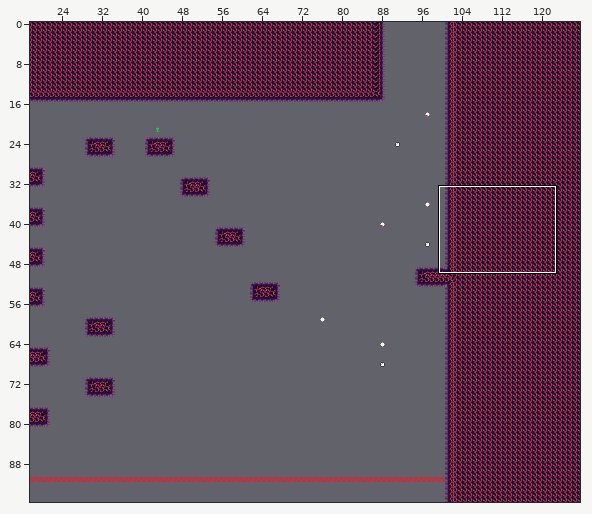
A Tiled map gets an edit: mapping_tools/tilemaps/fire7.tmx. The first picture is a wide view before the edit; the outline marks the close-up.
Close-up. Earlier state:
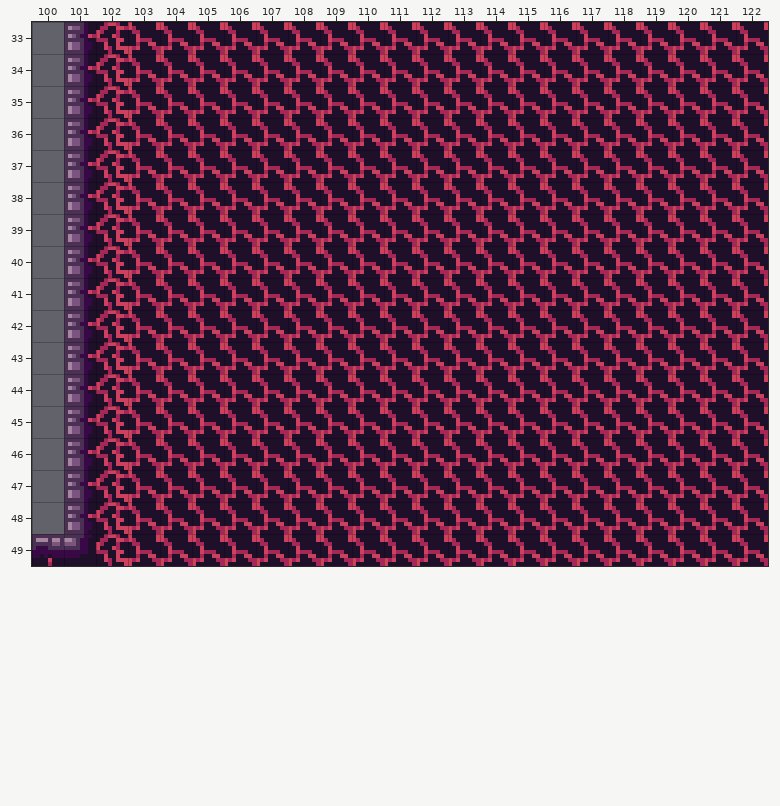
Cells are 8x8 px. Shown: x 100..122, y 33..49. The commit also changed other parts of the map, which this record leaves out.
Now the later version:
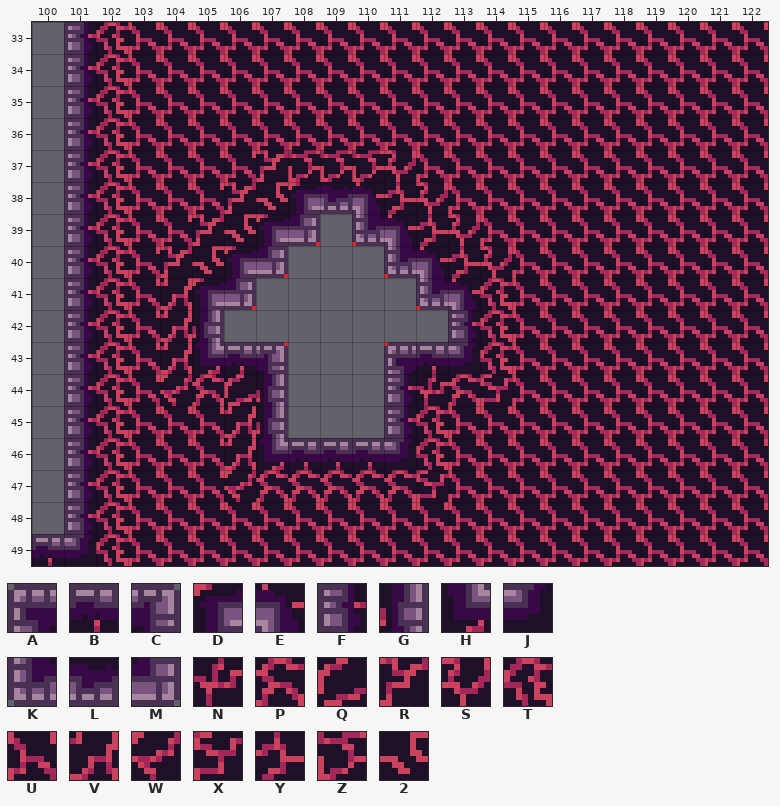
Key: from "fire": A 0, B 1, C 2, D 3, E 4, F 13, G 15, H 16, J 17, K 26, L 27, M 28, N 49, P 50, Q 51, R 60, S 61, T 62, U 63, V 64, W 73, X 74, Y 75, Z 76, 2 77.
_ is an empty cell.
The edit:
Layer "draft":
The tile that lay hidden is removed in row 39 at x 109; in row 40 at x 108 to 110; in row 41 at x 107 to 111; in row 42 at x 106 to 112; in rows 43 to 45 at x 108 to 110.
Layer "map":
Tile U becomes tile 2 in row 38 at x 107; in row 39 at x 106; in row 40 at x 105.
Tile U becomes tile A in row 43 at x 111.
Tile U becomes tile B in row 43 at x 106 and 112; in row 46 at x 108 to 110.
Tile U becomes tile C in row 43 at x 107.
Tile U becomes tile D in row 38 at x 108; in row 39 at x 107; in row 40 at x 106; in row 41 at x 105.
Tile U becomes tile E in row 38 at x 110; in row 39 at x 111; in row 40 at x 112; in row 41 at x 113.
Tile U becomes tile F in row 42 at x 113; in rows 44 to 45 at x 111.
Tile U becomes tile G in row 42 at x 105; in rows 44 to 45 at x 107.
Tile U becomes tile H in row 43 at x 105; in row 46 at x 107.
Tile U becomes tile J in row 43 at x 113; in row 46 at x 111.
Tile U becomes tile K in row 39 at x 110; in row 40 at x 111; in row 41 at x 112.
Tile U becomes tile L in row 38 at x 109.
Tile U becomes tile M in row 39 at x 108; in row 40 at x 107; in row 41 at x 106.
Tile U becomes tile N in row 44 at x 112.
Tile U becomes tile P in row 44 at x 105 and 113; in row 47 at x 107 to 111.
Tile U becomes tile Q in row 44 at x 106.
Tile U becomes tile R in row 37 at x 107; in row 38 at x 106; in row 39 at x 105; in row 40 at x 104.
Tile U becomes tile S in row 37 at x 111; in row 38 at x 112; in row 39 at x 113; in row 40 at x 114.
Tile U becomes tile T in rows 41 to 43 at x 114; in rows 45 to 46 at x 112.
Tile U becomes tile V in rows 41 to 43 at x 104; in rows 45 to 46 at x 106.
Tile U becomes tile W in row 44 at x 104; in row 47 at x 106.
Tile U becomes tile X in row 44 at x 114; in row 47 at x 112.
Tile U becomes tile Y in row 38 at x 111; in row 39 at x 112; in row 40 at x 113.
Tile U becomes tile Z in row 37 at x 108 to 110.
Tile U is removed in row 39 at x 109; in row 40 at x 108 to 110; in row 41 at x 107 to 111; in row 42 at x 106 to 112; in rows 43 to 45 at x 108 to 110.
Changed places in both close-ups, as pixel boxes (x1, y1, x2, y2):
changed: (160, 150, 512, 502)
